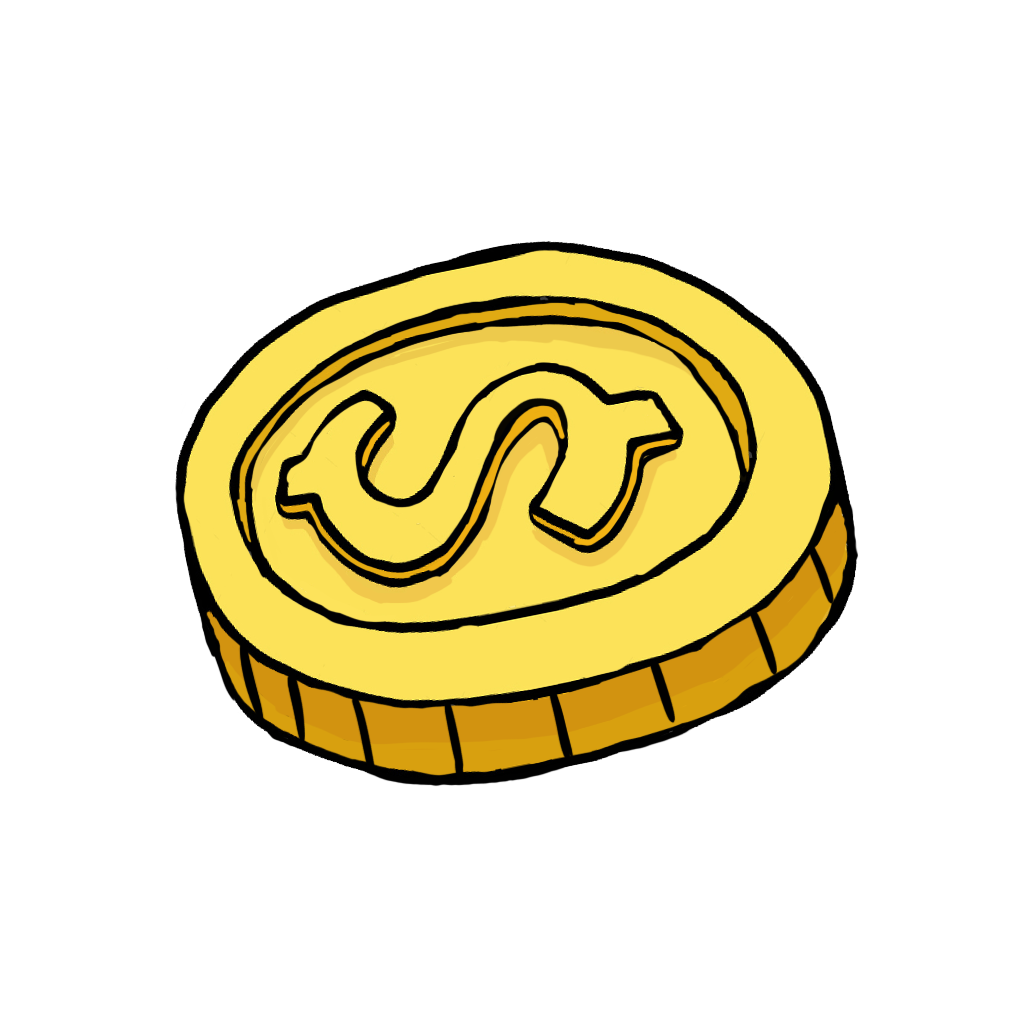
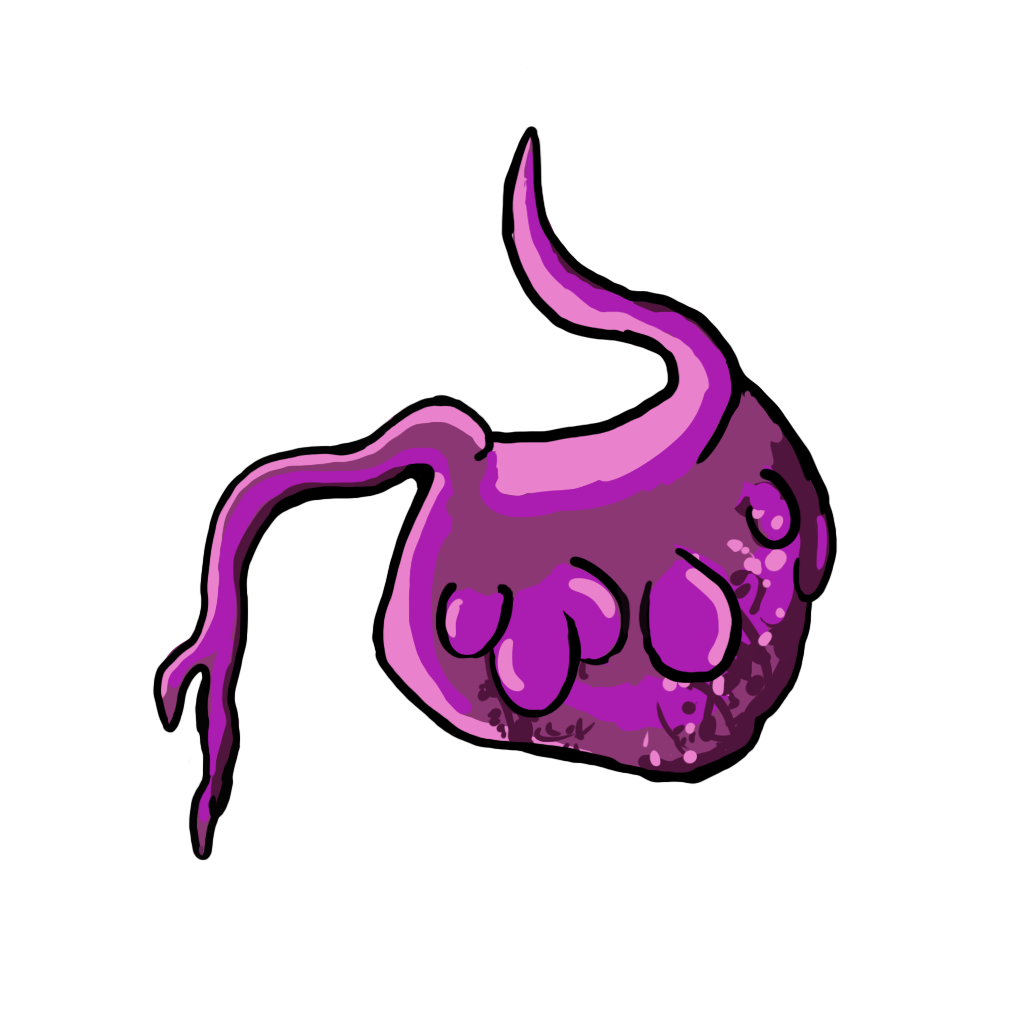
Layered file, before and after one edit (1024 × 1024). Changes by layer:
painted on "Layer 4" over (x1=152, y1=126, x2=838, y2=861)
painted on "Layer 3" over (x1=152, y1=187, x2=859, y2=861)
showed "Layer 2", moved it above "Camada 5", painted on it over (x1=152, y1=68, x2=859, y2=861)
